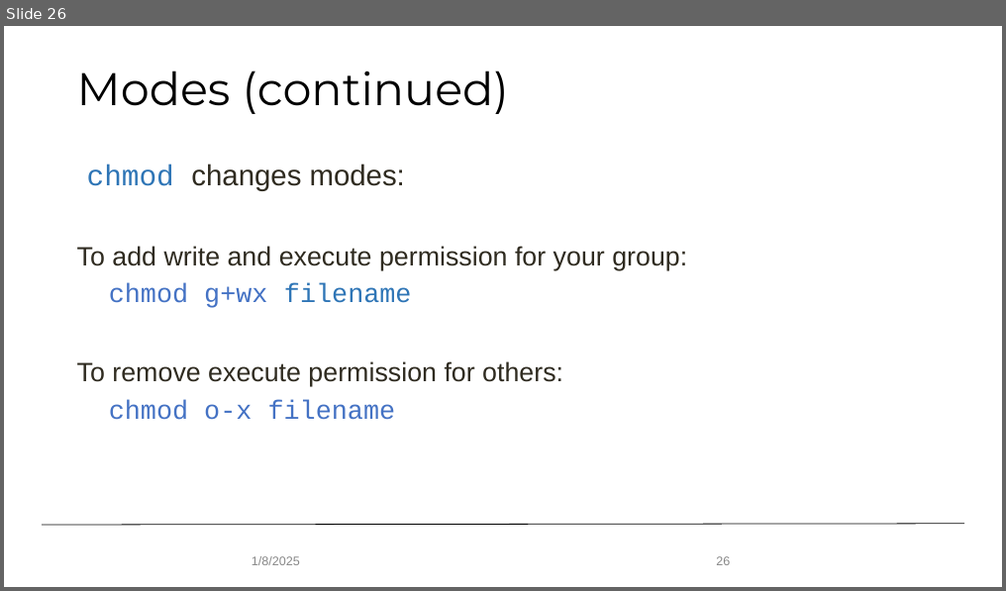
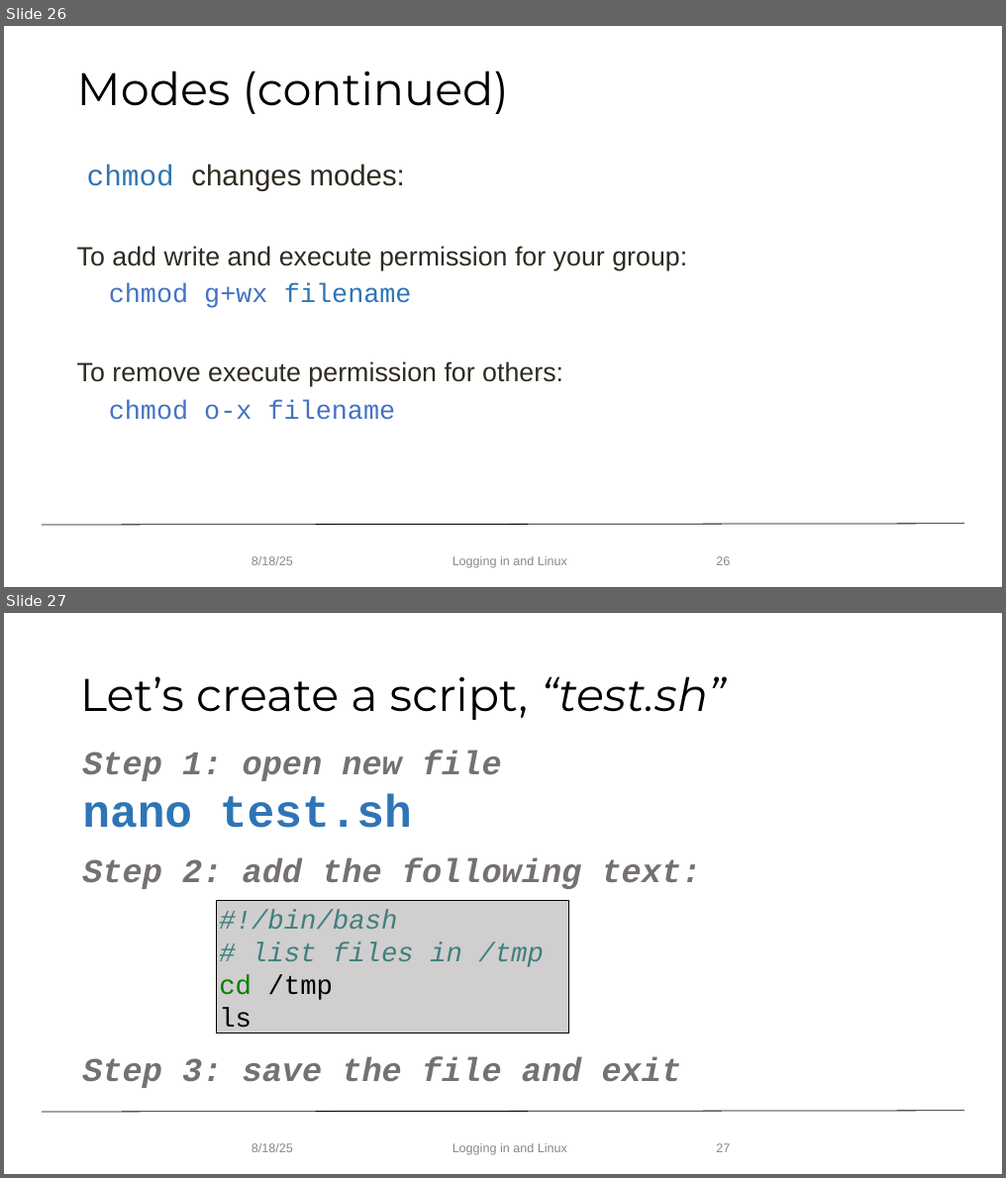
Before and after one commit to mohalkh5/hpc_fundamentals_micro_credential, a slide deck: logging_in_and_linux/logging_in_linux.pptx. Shown one above the other, each under a label of ours: slide 26 before the commit, slides 26 and 27 after it. The pictures are 1006x591 and 1006x1178 pixels, drawn with LibreOffice and Linux fonts; fonts in the diff are those of the drawing; background and template pictures are left out. Boxes give left, top, right and bottom in pixels: in the first picture for what was removed or moved away, otherwise in the second. Text is boxed around its words. In the diff, an @@ line names an element or a change of style, - is before the commit and + after.

Commit message:
General updates for Aug 2025, specific updates to Linux presentation (#22) (#1)
* Updated lecture for Jan 2024

* Delete asking_for_help directory -- has been merged into module 1

* Delete research_allocations directory - has been merged with monitoring module

* updated for August 2025

* Create variables_scope.sh

* Create test.sh

* Delete logging_in_and_linux/shell_scripts directory

* Aug 2025 edits to Linux presentation

```diff
--- a/logging_in_and_linux/logging_in_linux.pptx
+++ b/logging_in_and_linux/logging_in_linux.pptx
@@ slide 27 added at (4,613,1002,1174), background #FFFFFF; not listed: 1 template element that a slide beside it also shows @@
@@ title added at (80,676,726,720), 44 pt, text #000000 @@
+Let’s create a script, “test.sh”
@@ text added at (82,751,702,1088), 32 pt, text #767171, bold, italic @@
+Step 1: open new file
+nano test.sh
+Step 2: add the following text:
+Step 3: save the file and exit
@@ rectangle added at (217,900,568,1035), fill #D0CECE, outline #000000 0.75 pt, 26 pt, text #3F7F7F, italic @@
+#!/bin/bash
+# list files in /tmp
+cd /tmp
+ls
@@ text added at (252,1144,293,1153), 12 pt, text #888888 @@
+8/18/25
@@ text added at (452,1144,567,1156), 12 pt, text #888888 @@
+Logging in and Linux
@@ page number added at (716,1144,730,1153), 12 pt, text #888888 @@
+27
@@ slide 26 changed as well @@
@@ text at (252,557,293,566): text changed @@
-1/8/2025
+8/18/25
@@ text added at (452,557,567,569), 12 pt, text #888888 @@
+Logging in and Linux
```
Also in this commit, not shown: 27 other slides changed, 2 other slides added, 3 slides removed, 7 other files.
